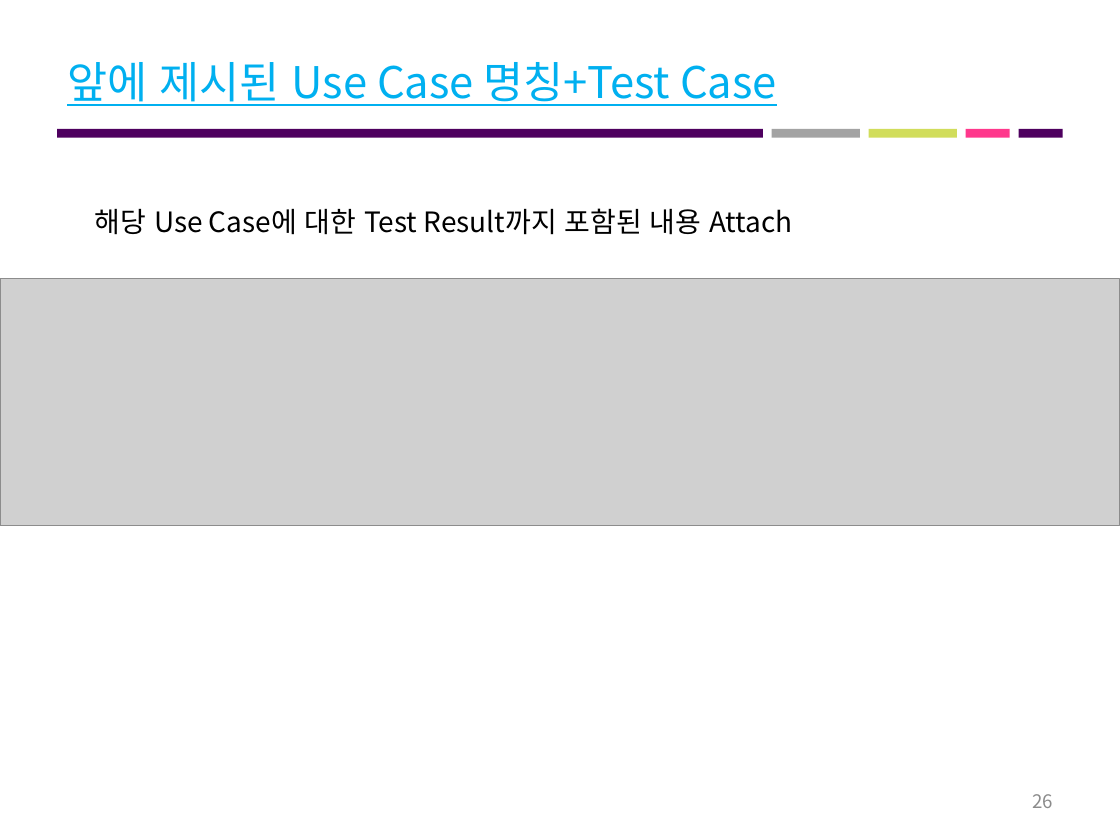
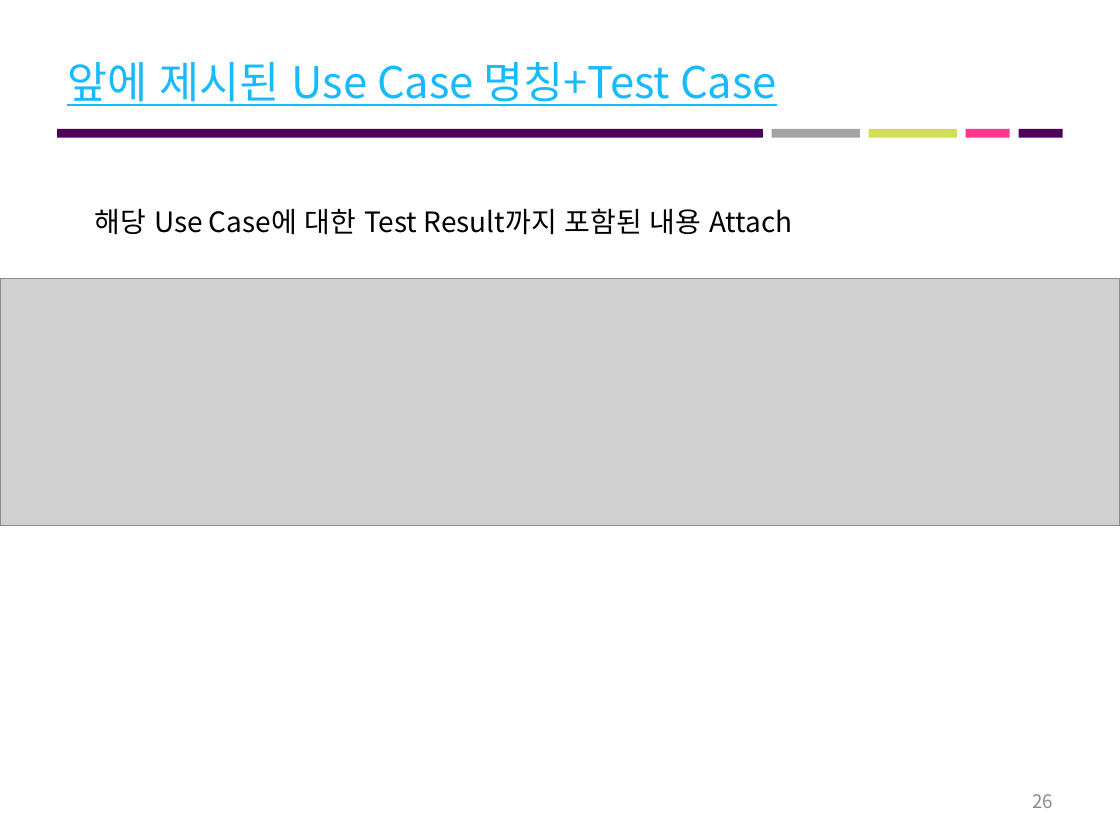
Before and after one commit to majung2/pumasi, a slide deck: slide 26 of 최종 산출물/1_1_프로젝트 최종결과보고서_쇼핑지름길.pptx. Drawn at 1120x840 pixels with LibreOffice and Linux fonts; fonts in the diff are those of the drawing; grey boxes stand for pictures. Boxes give left, top, right and bottom in pixels: in the first picture for what was removed or moved away, otherwise in the second. Text is boxed around its words. In the diff, an @@ line names an element or a change of style, - is before the commit and + after.

```diff
--- a/최종 산출물/1_1_프로젝트 최종결과보고서_쇼핑지름길.pptx
+++ b/최종 산출물/1_1_프로젝트 최종결과보고서_쇼핑지름길.pptx
@@ title "앞에 제시된 Use Case 명칭+Test ..." at (x1=67, y1=62, x2=777, y2=106): text colour #00B0F0 to #17BBFD @@
```
Also in this commit, not shown: 1 other slide changed.
